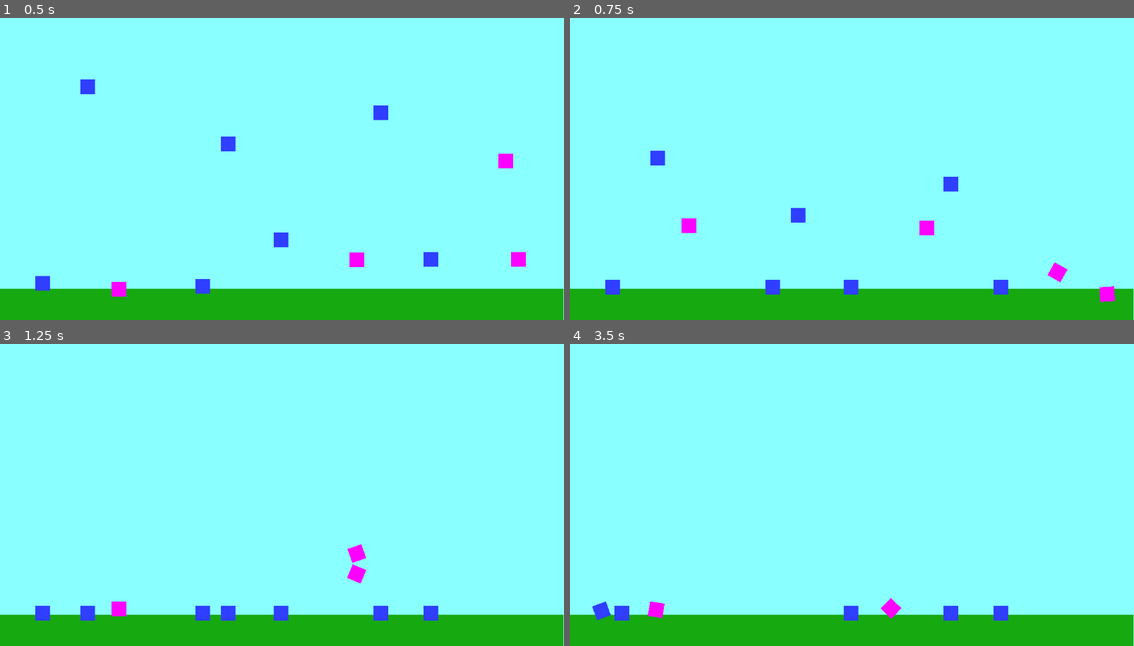
Above: before the commit, frames 1-4 (two rows, left to right).
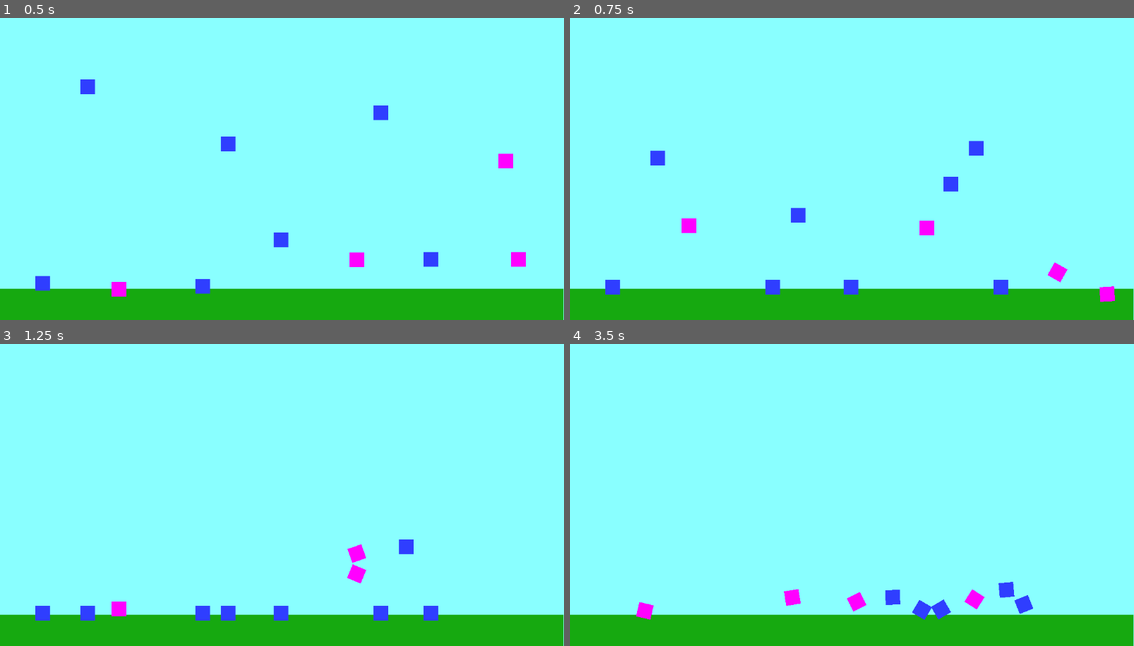
Above: after the commit, the same moments.

Repository: odiegosilva1/MaisUmGame2D
Game: Godot game, scene res://node_2d.tscn
Two runs of this game, one before a commit and one after it. Both use one fixed random seed, a clock stepped at 60 frames per second and the inputs below.
Inputs (mouse positions are in pixels of both pictures, inside the frame that each line leads up to):
- Up to frame 1 (0.5 s): no input
- Up to frame 2 (0.75 s): move the mouse to (976, 144) at 0.52 s; hold Right (ui_right) from 0.53 s (still down); click (976, 144) at 0.67 s
- Up to frame 3 (1.25 s): keep holding Right (ui_right)
- Up to frame 4 (3.5 s): move the mouse to (739, 504) at 1.27 s; release Right (ui_right) at 1.28 s; hold Down (ui_down) 1.28-2.03 s; click (739, 504) at 1.42 s; move the mouse to (908, 416) at 2.02 s; hold Right (ui_right) 2.03-2.78 s; click (908, 416) at 2.17 s; move the mouse to (823, 552) at 2.77 s; hold Up (ui_up) from 2.78 s (still down); click (823, 552) at 2.92 s

Frame 1 is identical in both runs. In frame 2, 0.1% of the frame differs, in the area x 70-74%, y 40-46%; in frame 3, 0.1%; in frame 4, 2.0%, in the area x 3-83%, y 78-92%.

Commit message:
rm: script-base

Diff:
--- /dev/null
+++ b/Scripts/gamemaneger.gd
@@ -0,0 +1,18 @@
+extends Node
+
+@export var object_templates: Array[PackedScene]
+
+func _input(event: InputEvent) -> void:
+	# Check Input
+	if event is InputEventMouseButton:
+		if event.button_index == 1:
+			if event.pressed:
+				spawn_obj(event.position)
+
+
+func spawn_obj(position: Vector2) -> void:
+	var index: int = randi_range(0, object_templates.size() -1)
+	var object_template = object_templates[index]
+	var object: RigidBody2D = object_template.instantiate()
+	object.position = position
+	add_child(object)
--- a/gamemaneger.gd
+++ /dev/null
@@ -1,11 +0,0 @@
-extends Node
-
-
-# Called when the node enters the scene tree for the first time.
-func _ready():
-	pass # Replace with function body.
-
-
-# Called every frame. 'delta' is the elapsed time since the previous frame.
-func _process(delta):
-	pass
--- a/node_2d.tscn
+++ b/node_2d.tscn
@@ -1,6 +1,6 @@
 [gd_scene load_steps=5 format=3 uid="uid://bogdomv81brgk"]
 
-[ext_resource type="Script" path="res://gamemaneger.gd" id="1_b5sc4"]
+[ext_resource type="Script" path="res://Scripts/gamemaneger.gd" id="1_b5sc4"]
 [ext_resource type="PackedScene" uid="uid://buy2v8kfiba8n" path="res://Objects/regular-box.tscn" id="1_lp1na"]
 [ext_resource type="PackedScene" uid="uid://cch4dw4gwxcu8" path="res://Objects/box-bouncy.tscn" id="2_c2lll"]
 
@@ -11,6 +11,7 @@
 
 [node name="GameManeger" type="Node" parent="."]
 script = ExtResource("1_b5sc4")
+object_templates = Array[PackedScene]([ExtResource("1_lp1na"), ExtResource("2_c2lll")])
 
 [node name="bg" type="ColorRect" parent="."]
 layout_direction = 1
@@ -33,9 +34,6 @@
 position = Vector2(577, 622)
 shape = SubResource("RectangleShape2D_iajuy")
 debug_color = Color(0.932186, 0.187028, 0.461508, 0.42)
-
-[node name="RigidBody2D4" parent="." instance=ExtResource("1_lp1na")]
-position = Vector2(-33, -188)
 
 [node name="RigidBody2D" parent="." instance=ExtResource("1_lp1na")]
 position = Vector2(242, 349)
